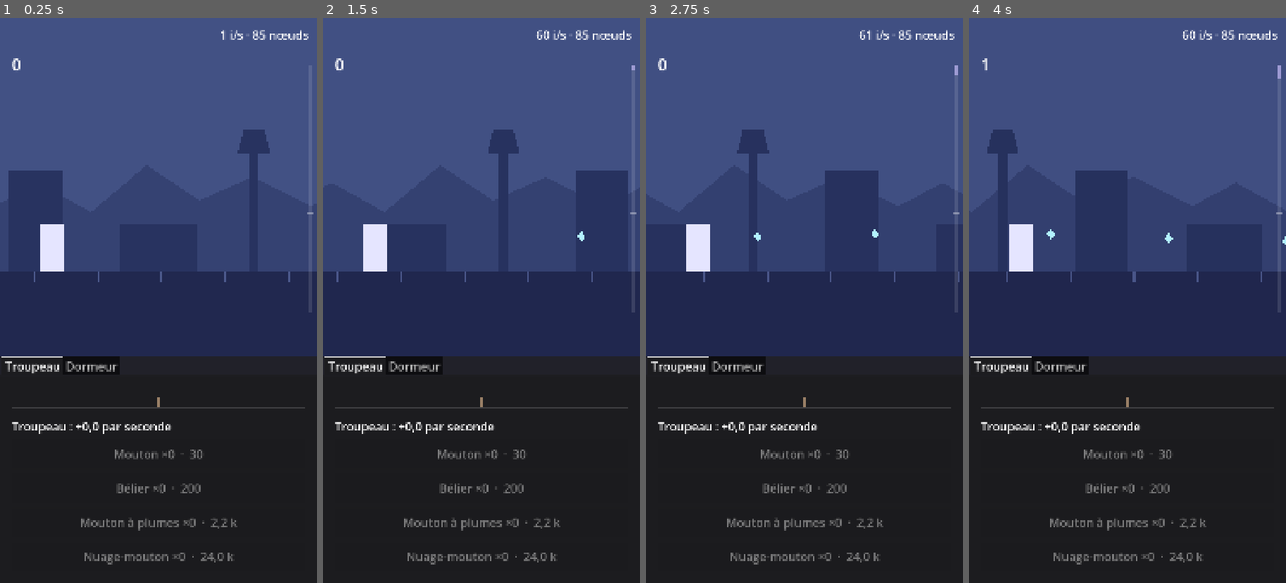
Above: before the commit, frames 1-4 (left to right).
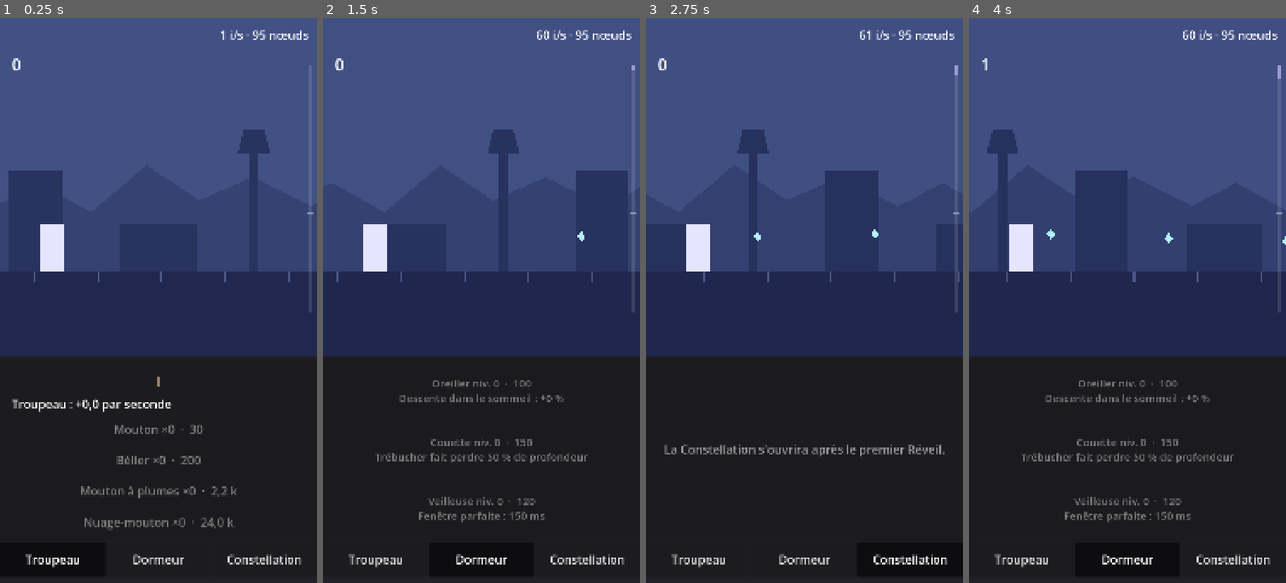
Above: after the commit, the same moments.

Repository: DavidGiangiacomo/somnambule
Game: Godot game, scene res://scenes/main.tscn
Same seed, same stepped clock (60 frames per second), same inputs: the game is played once before the commit and once after it.
Inputs (mouse positions are in pixels of both pictures, inside the frame that each line leads up to):
- Up to frame 1 (0.25 s): no input
- Up to frame 2 (1.5 s): click (376, 560) at 0.5 s, where only the run after the commit has a clickable "Troupeau"; click (481, 560) at 1.25 s, where only the run after the commit has a clickable "Dormeur"
- Up to frame 3 (2.75 s): click (909, 560) at 2 s, where only the run after the commit has a clickable "Constellation"
- Up to frame 4 (4 s): click (1022, 560) at 2.75 s, where only the run after the commit has a clickable "Troupeau"; click (1127, 560) at 3.5 s, where only the run after the commit has a clickable "Dormeur"

The runs differ from the first frame. In frame 1, 3.4% of the frame differs, in the area x 0-97%, y 2-98%; in frame 2, 3.8%; in frame 3, 3.0%; in frame 4, 3.8%.

Commit message:
Refond l'interface portrait : conteneurs et onglets en bas (#18)
La scène principale devient une colonne de conteneurs : la bande de rêve
en haut, le panneau qui prend le reste. Le panneau a trois pages,
Troupeau, Dormeur et Constellation, choisies par de grands boutons en
bas de l'écran, à portée de pouce.

Les boutons d'achat se partagent la hauteur libre : ils remplissent un
écran allongé et reviennent à leur hauteur minimale en 16:9.

Co-Authored-By: Claude Opus 5.5 <noreply@anthropic.com>

Diff:
--- a/scenes/ameliorations.tscn
+++ b/scenes/ameliorations.tscn
@@ -12,10 +12,10 @@
 theme_override_constants/margin_left = 40
 theme_override_constants/margin_top = 20
 theme_override_constants/margin_right = 40
-theme_override_constants/margin_bottom = 40
+theme_override_constants/margin_bottom = 20
 script = ExtResource("1")
 
 [node name="Boutons" type="VBoxContainer" parent="."]
 layout_mode = 2
 mouse_filter = 2
-theme_override_constants/separation = 16
+theme_override_constants/separation = 12
--- /dev/null
+++ b/scenes/constellation.tscn
@@ -0,0 +1,23 @@
+[gd_scene format=3]
+
+[node name="Constellation" type="MarginContainer"]
+anchors_preset = 15
+anchor_right = 1.0
+anchor_bottom = 1.0
+grow_horizontal = 2
+grow_vertical = 2
+mouse_filter = 2
+theme_override_constants/margin_left = 60
+theme_override_constants/margin_top = 20
+theme_override_constants/margin_right = 60
+theme_override_constants/margin_bottom = 20
+
+[node name="Message" type="Label" parent="."]
+layout_mode = 2
+size_flags_vertical = 1
+theme_override_colors/font_color = Color(1, 1, 1, 0.55)
+theme_override_font_sizes/font_size = 40
+text = "La Constellation s'ouvrira après le premier Réveil."
+horizontal_alignment = 1
+vertical_alignment = 1
+autowrap_mode = 3
--- a/scenes/main.tscn
+++ b/scenes/main.tscn
@@ -23,11 +23,27 @@
 mouse_filter = 2
 color = Color(0.13, 0.13, 0.16, 1)
 
-[node name="Runner" parent="." instance=ExtResource("1")]
+[node name="Colonne" type="VBoxContainer" parent="."]
+layout_mode = 1
+anchors_preset = 15
+anchor_right = 1.0
+anchor_bottom = 1.0
+grow_horizontal = 2
+grow_vertical = 2
+mouse_filter = 2
+theme_override_constants/separation = 0
 
-[node name="Panneau" parent="." instance=ExtResource("3")]
-layout_mode = 1
-offset_top = 1152.0
+[node name="Bande" type="Control" parent="Colonne"]
+clip_contents = true
+custom_minimum_size = Vector2(0, 1152)
+layout_mode = 2
+mouse_filter = 2
+
+[node name="Runner" parent="Colonne/Bande" instance=ExtResource("1")]
+
+[node name="Panneau" parent="Colonne" instance=ExtResource("3")]
+layout_mode = 2
+size_flags_vertical = 3
 
 [node name="Ips" type="Label" parent="."]
 layout_mode = 1
--- a/scenes/panneau.tscn
+++ b/scenes/panneau.tscn
@@ -2,19 +2,45 @@
 
 [ext_resource type="PackedScene" path="res://scenes/troupeau.tscn" id="1"]
 [ext_resource type="PackedScene" path="res://scenes/ameliorations.tscn" id="2"]
+[ext_resource type="PackedScene" path="res://scenes/constellation.tscn" id="3"]
+[ext_resource type="Script" path="res://scripts/onglets.gd" id="4"]
 
-[node name="Panneau" type="TabContainer"]
+[node name="Panneau" type="VBoxContainer"]
 anchors_preset = 15
 anchor_right = 1.0
 anchor_bottom = 1.0
 grow_horizontal = 2
 grow_vertical = 2
-theme_override_font_sizes/font_size = 40
+mouse_filter = 2
+theme_override_constants/separation = 0
+
+[node name="Pages" type="TabContainer" parent="."]
+layout_mode = 2
+size_flags_vertical = 3
+mouse_filter = 2
 current_tab = 0
+tabs_visible = false
 
-[node name="Troupeau" parent="." instance=ExtResource("1")]
+[node name="Troupeau" parent="Pages" instance=ExtResource("1")]
 layout_mode = 2
 
-[node name="Dormeur" parent="." instance=ExtResource("2")]
+[node name="Dormeur" parent="Pages" instance=ExtResource("2")]
 visible = false
 layout_mode = 2
+
+[node name="Constellation" parent="Pages" instance=ExtResource("3")]
+visible = false
+layout_mode = 2
+
+[node name="Onglets" type="HBoxContainer" parent="." node_paths=PackedStringArray("pages")]
+custom_minimum_size = Vector2(0, 120)
+layout_mode = 2
+mouse_filter = 2
+theme_override_constants/separation = 0
+script = ExtResource("4")
+pages = NodePath("../Pages")
+
+[node name="MargeDuBas" type="Control" parent="."]
+custom_minimum_size = Vector2(0, 20)
+layout_mode = 2
+mouse_filter = 2
--- a/scenes/troupeau.tscn
+++ b/scenes/troupeau.tscn
@@ -13,16 +13,16 @@
 theme_override_constants/margin_left = 40
 theme_override_constants/margin_top = 20
 theme_override_constants/margin_right = 40
-theme_override_constants/margin_bottom = 40
+theme_override_constants/margin_bottom = 20
 script = ExtResource("1")
 
 [node name="Colonne" type="VBoxContainer" parent="."]
 layout_mode = 2
 mouse_filter = 2
-theme_override_constants/separation = 16
+theme_override_constants/separation = 12
 
 [node name="Defile" type="Control" parent="Colonne"]
-custom_minimum_size = Vector2(0, 110)
+custom_minimum_size = Vector2(0, 100)
 layout_mode = 2
 mouse_filter = 2
 script = ExtResource("2")
@@ -34,5 +34,6 @@
 
 [node name="Boutons" type="VBoxContainer" parent="Colonne"]
 layout_mode = 2
+size_flags_vertical = 3
 mouse_filter = 2
-theme_override_constants/separation = 16
+theme_override_constants/separation = 12
--- /dev/null
+++ b/scripts/onglets.gd
@@ -0,0 +1,28 @@
+extends HBoxContainer
+## Barre d'onglets en bas de l'écran, à portée de pouce : un grand bouton par
+## page du TabContainer voisin, dont les propres onglets sont masqués.
+
+const TAILLE_POLICE := 40
+
+## Le TabContainer dont cette barre choisit la page.
+@export var pages: TabContainer
+
+
+func _ready() -> void:
+	# Un groupe : un seul bouton enfoncé à la fois.
+	var groupe := ButtonGroup.new()
+	for i in pages.get_tab_count():
+		var bouton := Button.new()
+		bouton.text = pages.get_tab_title(i)
+		bouton.toggle_mode = true
+		bouton.button_group = groupe
+		bouton.button_pressed = i == pages.current_tab
+		bouton.focus_mode = Control.FOCUS_NONE
+		bouton.size_flags_horizontal = Control.SIZE_EXPAND_FILL
+		bouton.add_theme_font_size_override("font_size", TAILLE_POLICE)
+		bouton.pressed.connect(_montrer_page.bind(i))
+		add_child(bouton)
+
+
+func _montrer_page(numero: int) -> void:
+	pages.current_tab = numero
--- a/scripts/panneau_ameliorations.gd
+++ b/scripts/panneau_ameliorations.gd
@@ -3,7 +3,9 @@
 ## et son effet actuel. Il ne fait qu'afficher : c'est GameState qui tient les
 ## comptes et décide si un achat est possible.
 
-const HAUTEUR_BOUTON := 130.0
+# Hauteur sur un écran 16:9, le plus court prévu. Sur un écran plus haut, les
+# boutons se partagent la place libre.
+const HAUTEUR_MIN_BOUTON := 120.0
 const TAILLE_POLICE := 36
 
 var _fiches: Array  # les améliorations telles que décrites dans balance.json
@@ -16,7 +18,8 @@
 	_fiches = Balance.donnees()["ameliorations"]
 	for fiche in _fiches:
 		var bouton := Button.new()
-		bouton.custom_minimum_size.y = HAUTEUR_BOUTON
+		bouton.custom_minimum_size.y = HAUTEUR_MIN_BOUTON
+		bouton.size_flags_vertical = Control.SIZE_EXPAND_FILL
 		bouton.focus_mode = Control.FOCUS_NONE
 		bouton.add_theme_font_size_override("font_size", TAILLE_POLICE)
 		bouton.pressed.connect(GameState.acheter_amelioration.bind(fiche["id"]))
--- a/scripts/panneau_troupeau.gd
+++ b/scripts/panneau_troupeau.gd
@@ -3,7 +3,9 @@
 ## mouton. Il ne fait qu'afficher : c'est GameState qui tient les comptes et
 ## décide si un achat est possible.
 
-const HAUTEUR_BOUTON := 100.0
+# Hauteur sur un écran 16:9, le plus court prévu. Sur un écran plus haut, les
+# boutons se partagent la place libre.
+const HAUTEUR_MIN_BOUTON := 90.0
 const TAILLE_POLICE := 40
 
 var _fiches: Array  # les moutons tels que décrits dans balance.json
@@ -17,7 +19,8 @@
 	_fiches = Balance.donnees()["moutons"]["liste"]
 	for fiche in _fiches:
 		var bouton := Button.new()
-		bouton.custom_minimum_size.y = HAUTEUR_BOUTON
+		bouton.custom_minimum_size.y = HAUTEUR_MIN_BOUTON
+		bouton.size_flags_vertical = Control.SIZE_EXPAND_FILL
 		bouton.focus_mode = Control.FOCUS_NONE
 		bouton.add_theme_font_size_override("font_size", TAILLE_POLICE)
 		bouton.pressed.connect(GameState.acheter_mouton.bind(fiche["id"]))
--- /dev/null
+++ b/tests/test_panneau.gd
@@ -0,0 +1,79 @@
+extends GutTest
+## Tests du panneau du bas : ses onglets et le contenu de ses pages.
+##
+## Le panneau lit l'autoload GameState, mais ces tests ne font que regarder :
+## ils n'achètent rien et ne modifient pas la partie.
+
+const SCENE_PANNEAU := preload("res://scenes/panneau.tscn")
+
+var _panneau: Control
+var _pages: TabContainer
+var _onglets: Array[Node]
+
+
+func before_each() -> void:
+	_panneau = SCENE_PANNEAU.instantiate()
+	add_child_autofree(_panneau)
+	_pages = _panneau.get_node("Pages")
+	_onglets = _panneau.get_node("Onglets").get_children()
+
+
+func _textes_des_onglets() -> Array[String]:
+	var textes: Array[String] = []
+	for onglet: Button in _onglets:
+		textes.append(onglet.text)
+	return textes
+
+
+func test_les_trois_onglets_sont_la_dans_l_ordre() -> void:
+	assert_eq(_textes_des_onglets(), ["Troupeau", "Dormeur", "Constellation"] as Array[String])
+
+
+func test_le_troupeau_est_affiche_au_depart() -> void:
+	assert_eq(_pages.get_tab_title(_pages.current_tab), "Troupeau")
+	assert_true(_onglets[0].button_pressed)
+
+
+func test_toucher_un_onglet_montre_sa_page() -> void:
+	_onglets[1].pressed.emit()
+	assert_eq(_pages.get_tab_title(_pages.current_tab), "Dormeur")
+	assert_true(_pages.get_node("Dormeur").visible)
+	assert_false(_pages.get_node("Troupeau").visible)
+
+
+func test_un_seul_onglet_est_enfonce_a_la_fois() -> void:
+	_onglets[2].button_pressed = true
+	var enfonces := 0
+	for onglet: Button in _onglets:
+		if onglet.button_pressed:
+			enfonces += 1
+	assert_eq(enfonces, 1)
+
+
+func test_les_onglets_d_origine_du_conteneur_sont_masques() -> void:
+	assert_false(_pages.tabs_visible)
+
+
+func test_chaque_onglet_est_assez_haut_pour_le_pouce() -> void:
+	# 48 dp, le minimum conseillé pour une cible tactile, font environ 120
+	# pixels dans l'écran de référence large de 1080.
+	await wait_process_frames(2)  # le temps que les conteneurs placent tout
+	for onglet: Button in _onglets:
+		assert_gte(onglet.size.y, 120.0, onglet.text)
+
+
+func test_la_page_troupeau_a_un_bouton_par_mouton() -> void:
+	var boutons := _pages.get_node("Troupeau/Colonne/Boutons").get_children()
+	assert_eq(boutons.size(), Balance.donnees()["moutons"]["liste"].size())
+
+
+func test_la_page_dormeur_a_un_bouton_par_amelioration() -> void:
+	var boutons := _pages.get_node("Dormeur/Boutons").get_children()
+	assert_eq(boutons.size(), Balance.donnees()["ameliorations"].size())
+
+
+func test_les_boutons_d_achat_affichent_le_nom_du_mouton() -> void:
+	var fiches: Array = Balance.donnees()["moutons"]["liste"]
+	var boutons := _pages.get_node("Troupeau/Colonne/Boutons").get_children()
+	for i in fiches.size():
+		assert_string_contains(boutons[i].text, fiches[i]["nom"])
Not shown, added: scripts/onglets.gd.uid
Not shown, added: tests/test_panneau.gd.uid
